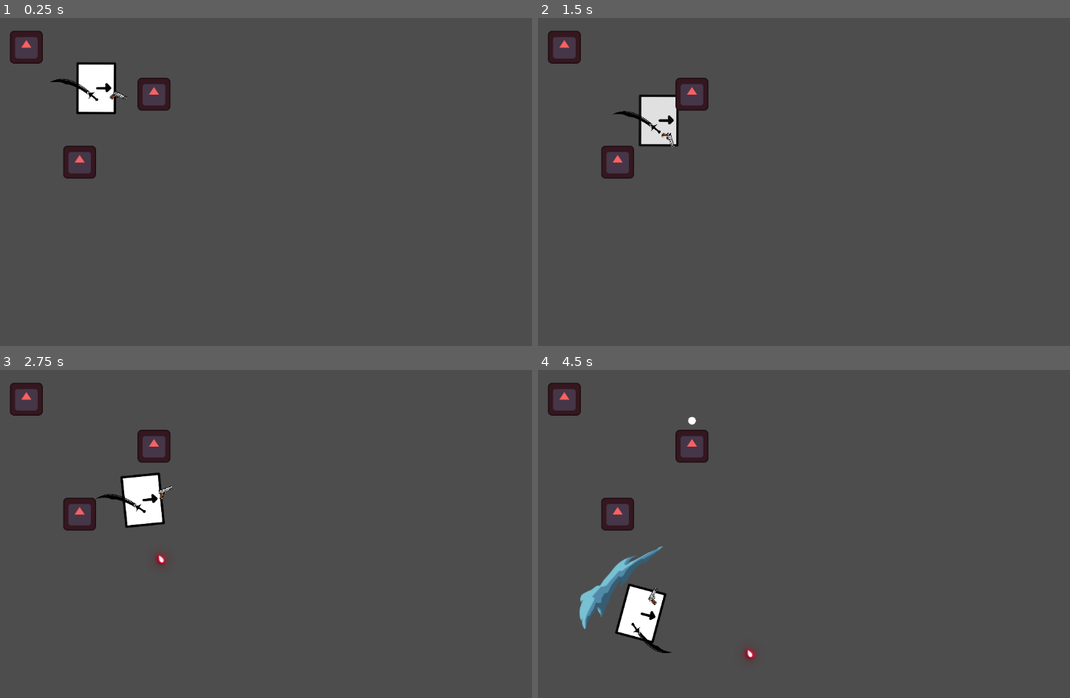
Above: before the commit, frames 1-4 (two rows, left to right).
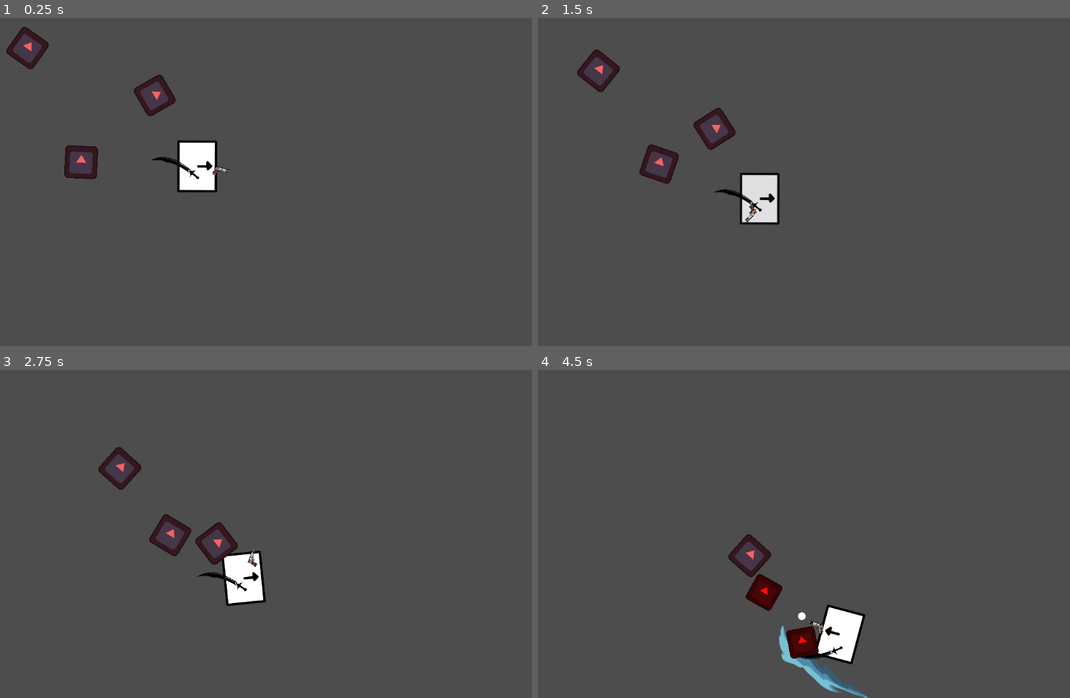
Above: after the commit, the same moments.

Repository: shafayatb/basic-2d-top-down-example
Game: Godot game, scene res://playground.tscn
Same seed, same stepped clock (60 frames per second), same inputs: the game is played once before the commit and once after it. The project has no main scene, so this scene is started directly. The engine's default icon, where the game draws it, is replaced by a stand-in: a white triangle on a blue panel in a dark square.
Inputs (mouse positions are in pixels of both pictures, inside the frame that each line leads up to):
- Up to frame 1 (0.25 s): no input
- Up to frame 2 (1.5 s): move the mouse to (905, 165) at 0.52 s; hold D (Right) 0.53-1.28 s; click (905, 165) at 0.6 s; move the mouse to (660, 198) at 1.27 s; hold Down (Down) from 1.28 s (still down); tap Ctrl (Dash) at 1.35 s
- Up to frame 3 (2.75 s): move the mouse to (297, 458) at 2.02 s; release Down (Down) at 2.03 s; hold D (Right) from 2.03 s (still down); tap X (Shoot) at 2.1 s
- Up to frame 4 (4.5 s): move the mouse to (745, 599) at 2.77 s; release D (Right) at 2.78 s; hold W (Up) 2.78-3.53 s; tap Q (SwitchTargets) at 2.85 s; move the mouse to (952, 583) at 3.52 s; hold E (Target) 3.53-4.28 s; hold A (Left) from 3.53 s (still down); move the mouse to (601, 481) at 4.27 s; click (601, 481) at 4.35 s

The runs differ from the first frame. In frame 1, 3.2% of the frame differs, in the area x 1-44%, y 2-54%; in frame 2, 4.6%; in frame 3, 4.7%; in frame 4, 6.6%, in the area x 1-63%, y 3-100%.

Commit message:
10d. Fixed slash spawn in the direction of the enemies when locked in

Diff:
--- a/enemy/enemy.gd
+++ b/enemy/enemy.gd
@@ -3,9 +3,10 @@
 @onready var player_node: CharacterBody2D = get_parent().get_node("Player")
 @onready var hit_area: Area2D = $HitArea
 @onready var animation_player: AnimationPlayer = $AnimationPlayer
-@onready var reticle: Sprite2D = $Reticle
 
 @export var health: float = 3.0
+@export var knockback_force: float = 150.0
+@export var knockback_duration: float = 0.55
 
 signal died(enemy: Node2D)
 
@@ -17,17 +18,17 @@
 
 func _physics_process(delta: float) -> void:
 	pass
-	#if player_node:
-		#var direction = (player_node.global_position - global_position).normalized()
-		#look_at(player_node.global_position)
-		#velocity = lerp(velocity, direction * speed, 0.5 * delta)
-		#move_and_slide()
+	if player_node:
+		var direction = (player_node.global_position - global_position).normalized()
+		look_at(player_node.global_position)
+		velocity = lerp(velocity, direction * speed, 0.5 * delta)
+		move_and_slide()
 
 
 func _hit(body: Node2D)-> void:
 	if body == player_node:
 		var knockback_direction = (body.global_position - global_position).normalized()
-		body.knockback_state.apply_knockback(knockback_direction, 500.0, 0.55)
+		body.knockback_state.apply_knockback(knockback_direction, knockback_force, knockback_duration)
 		body.state_machine.change_state(StateTypes.State.KNOCKBACK)
 
 func take_damage(weapon_damage: float):
--- a/playground.tscn
+++ b/playground.tscn
@@ -6,7 +6,7 @@
 [node name="Playground" type="Node2D"]
 
 [node name="Player" parent="." instance=ExtResource("1_rupst")]
-position = Vector2(297, 146)
+position = Vector2(494, 299)
 
 [node name="Enemy" parent="." instance=ExtResource("2_wt17y")]
 position = Vector2(410, 155)
--- a/weapons/sword.gd
+++ b/weapons/sword.gd
@@ -17,9 +17,13 @@
 
 func spawn_slash():
 	var sword_slash = sword_slash_preload.instantiate()
-	var facing_dir = player.input_direction
-	if facing_dir == Vector2.ZERO:
-		facing_dir = Vector2(player.last_facing_x, 0)
+	var facing_dir: Vector2
+	if player.targeting_system.is_locked_on:
+		facing_dir = player.targeting_system.get_direction_to_enemy()
+	else:
+		facing_dir = player.input_direction
+		if facing_dir == Vector2.ZERO:
+			facing_dir = Vector2(player.last_facing_x, 0)
 
 	sword_slash.direction = facing_dir + player.global_position
 	if facing_dir.x == -1:
